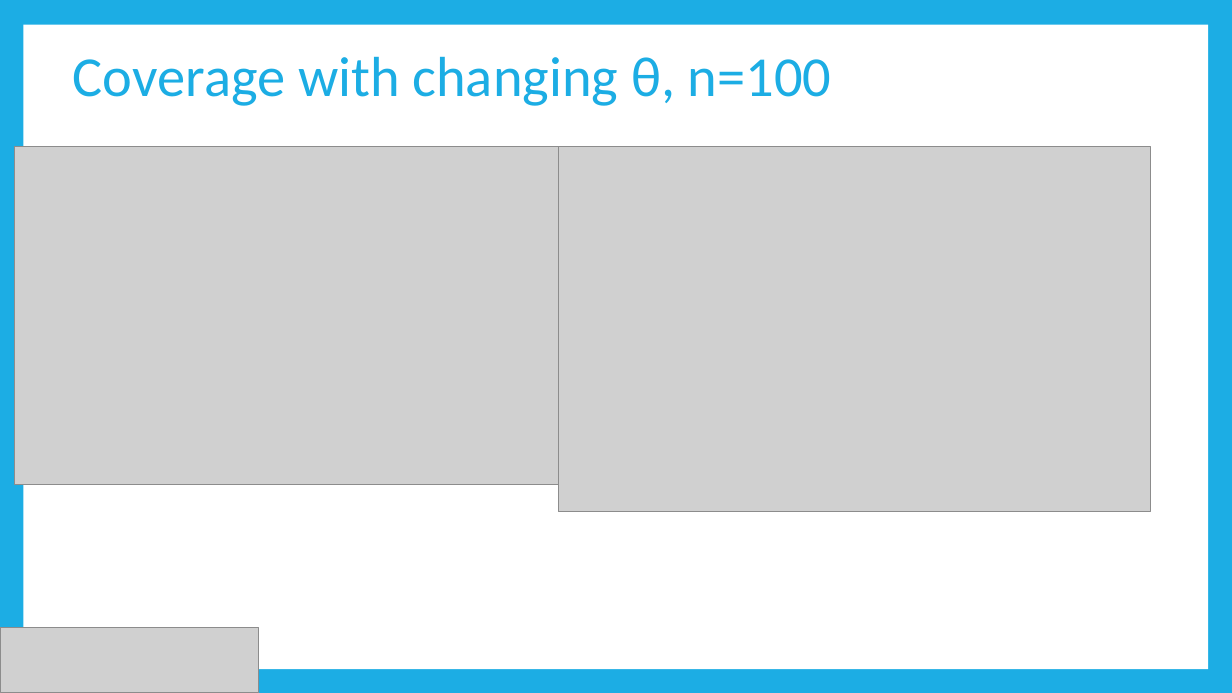
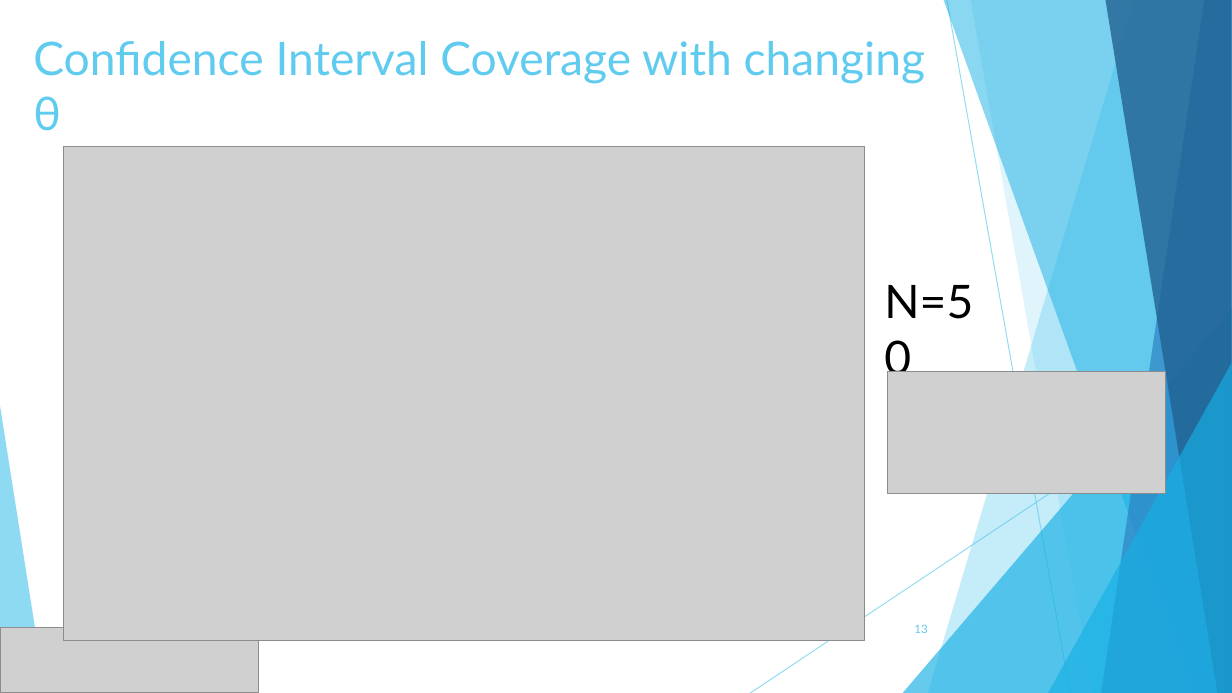
Before and after one commit to dsasson48/estimators_222, a slide deck: slide 13 of 222_presentation.pptx. Drawn at 1232x693 pixels with LibreOffice and Linux fonts; fonts in the diff are those of the drawing; grey boxes stand for pictures. Boxes give left, top, right and bottom in pixels: in the first picture for what was removed or moved away, otherwise in the second. Text is boxed around its words. In the diff, an @@ line names an element or a change of style, - is before the commit and + after.

```diff
--- a/222_presentation.pptx
+++ b/222_presentation.pptx
@@ background #1CADE4 to #FFFFFF @@
@@ rectangle removed at bbox=[23, 25, 1208, 669] @@
@@ title "Confidence Interval Coverage with changing ..." at bbox=[33, 41, 925, 131]: vertical alignment middle to top @@
@@ title at bbox=[33, 41, 925, 131]: text changed; size 44 to 36 pt; font Calibri to Lato; text colour #1CADE4 to #5FCBEF @@
-Coverage with changing θ, n=100
+Confidence Interval Coverage with changing θ
@@ picture removed at bbox=[15, 147, 563, 485] @@
@@ picture added at bbox=[64, 147, 865, 641] @@
@@ picture removed at bbox=[558, 147, 1151, 512] @@
@@ text added at bbox=[884, 285, 973, 319], 36 pt, text #000000 @@
+N=50
@@ picture added at bbox=[888, 372, 1166, 494] @@
@@ group added at bbox=[0, 0, 1232, 693]: 5 freeform shapes, 3 triangles, 2 lines @@
@@ page number added at bbox=[914, 624, 927, 633], 9 pt, text #5FCBEF @@
+13
```
Also in this commit, not shown: 12 other slides changed, 1 slide added, 1 slide removed.
